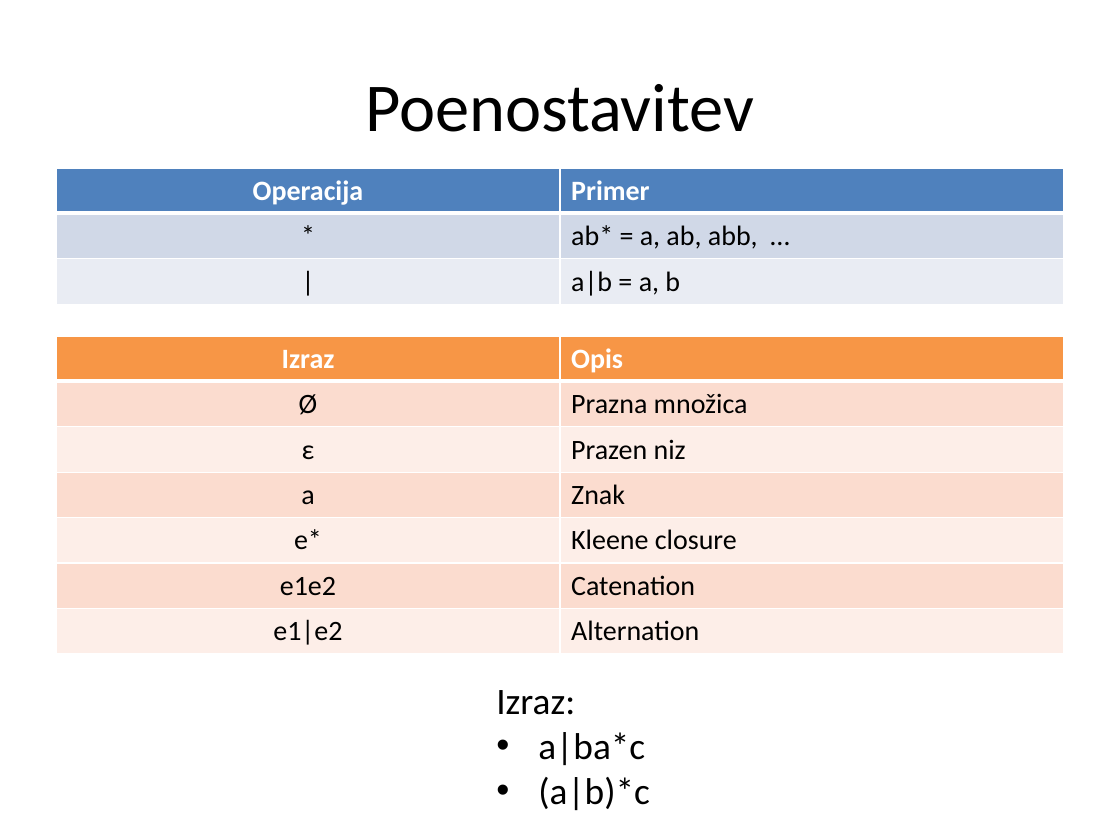
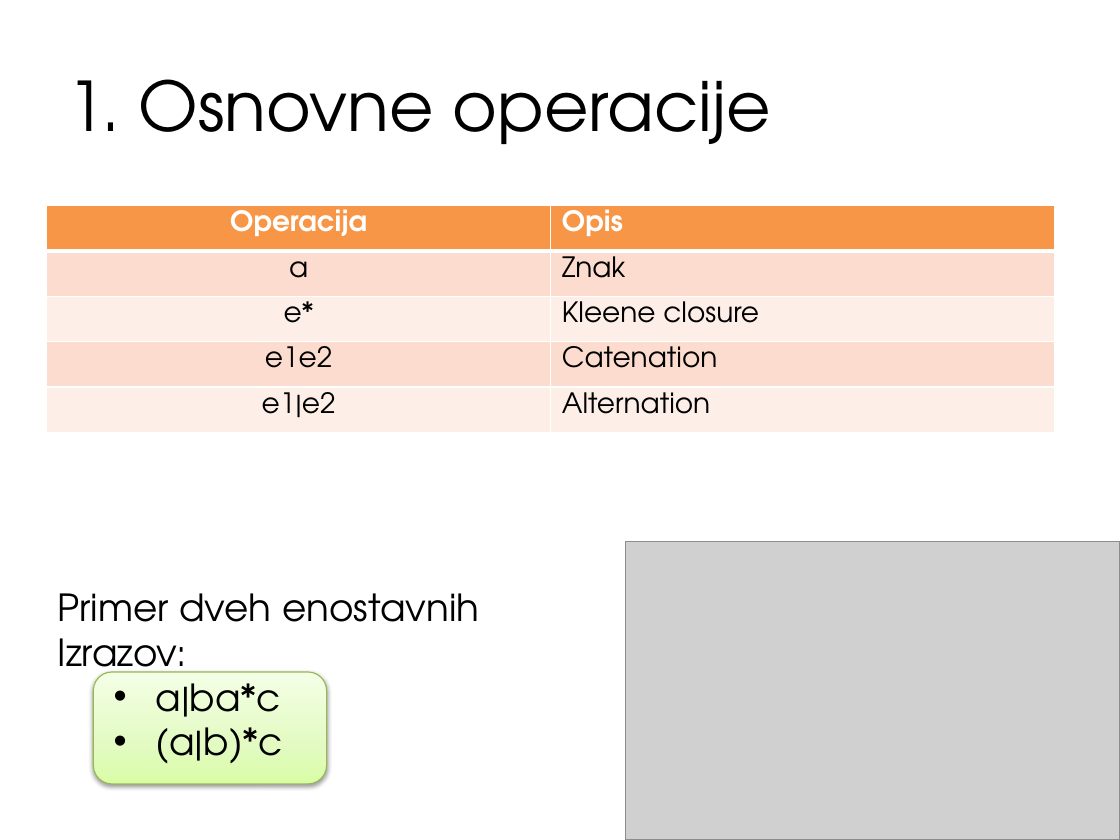
Before and after one commit to tadeboro/reglang, a slide deck: slide 5 of presentation/RegexRangers.pptx. Drawn at 1120x840 pixels with LibreOffice and Linux fonts; fonts in the diff are those of the drawing; grey boxes stand for pictures. Boxes give left, top, right and bottom in pixels: in the first picture for what was removed or moved away, otherwise in the second. Text is boxed around its words. In the diff, an @@ line names an element or a change of style, - is before the commit and + after.

Commit message:
Presentation with pictures

```diff
--- a/presentation/RegexRangers.pptx
+++ b/presentation/RegexRangers.pptx
@@ title at [67,79,771,144]: text changed; font Calibri to TeX Gyre Adventor @@
-Poenostavitev
+1. Osnovne operacije
@@ table removed at [56,168,1064,305], 3 rows, 2 columns @@
-Operacija | Primer
-* | ab* = a, ab, abb, …
-| | a|b = a, b
@@ table at [47,205,1055,432] @@
-row 1: Izraz | Opis
-row 2: Ø | Prazna množica
-row 3: ε | Prazen niz
+row 1: Operacija | Opis
@@ table: place and size @@
-table at [56,336,1064,654]
+table at [47,205,1055,432]
@@ picture added at [626,541,1120,840] @@
@@ text "Primer dveh enostavnih": place and size @@
-text "Primer dveh enostavnih" at [496,690,650,810]
+text "Primer dveh enostavnih" at [58,593,479,763]
@@ text at [58,593,479,683]: text changed; font Calibri to TeX Gyre Adventor @@
-Izraz:
+Primer dveh enostavnih
+Izrazov:
@@ rounded rectangle added at [93,672,326,784], fill gradient #DAFDA7 to #E4FCC2 to #F5FFE7, outline #98B955 0.75 pt @@
@@ text at [156,672,283,763]: font Calibri to TeX Gyre Adventor in "a|ba*c", "(a|b)*c"; list level 1 to 2 in "a|ba*c"; list level 1 to 2 in "(a|b)*c" @@
```
Also in this commit, not shown: 15 other slides changed, 12 slides added, 4 slides removed, 21 other files.
